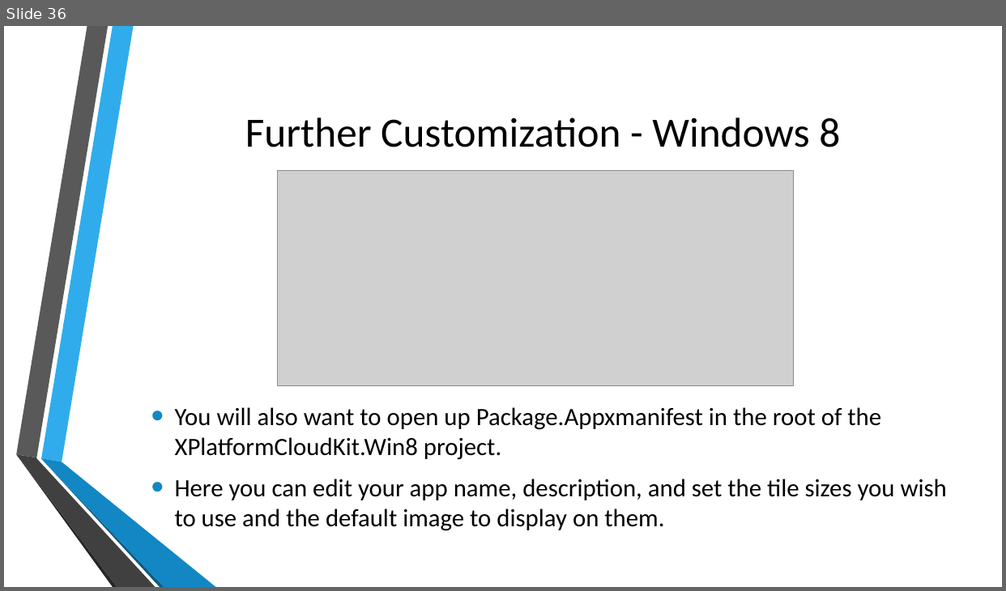
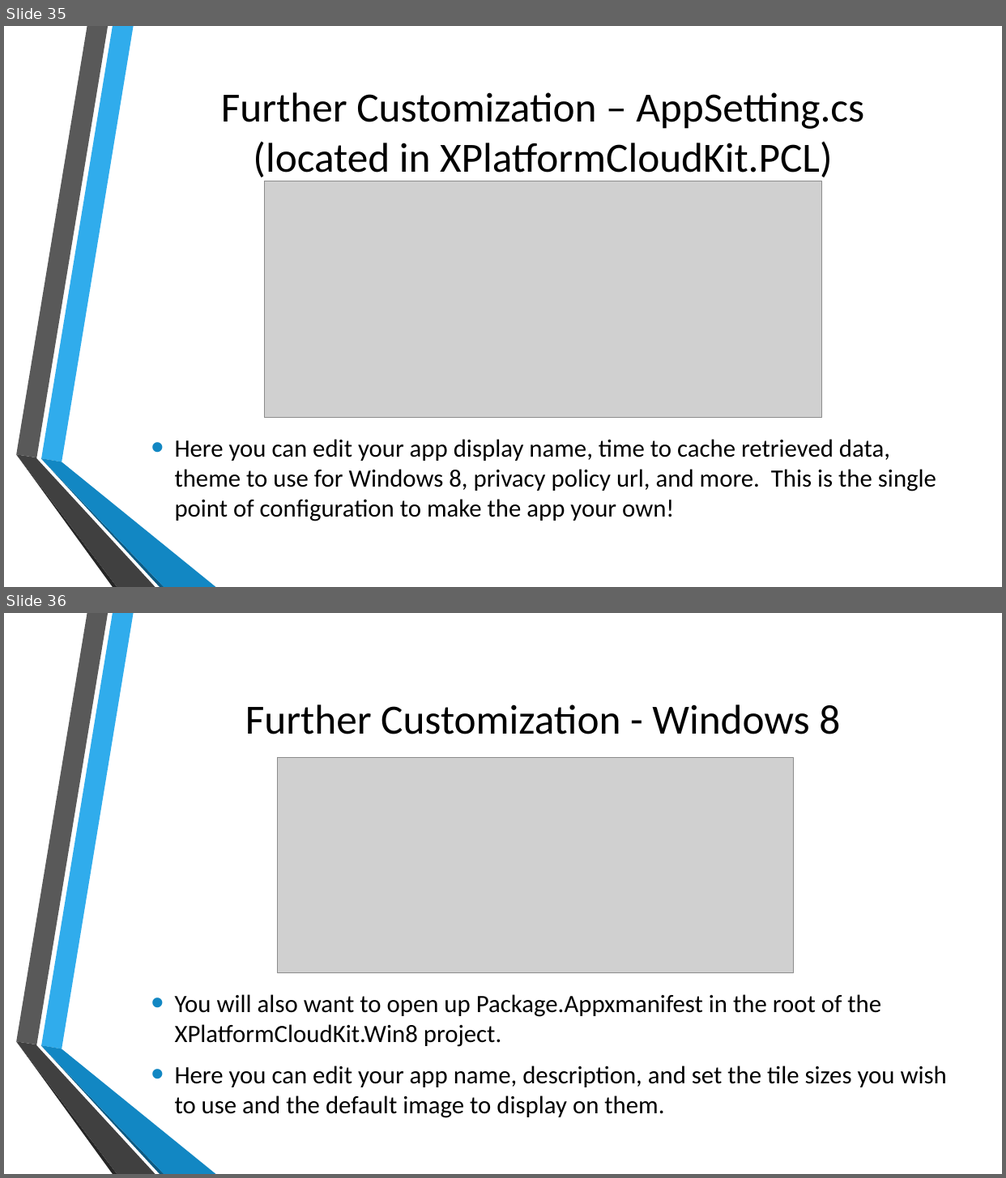
Before and after one commit to toolboc/XPlatformCloudKit, a slide deck: XPlatformCloudkit.pptx. Shown one above the other, each under a label of ours: slide 36 before the commit, slides 35 and 36 after it. The pictures are 1006x591 and 1006x1178 pixels, drawn with LibreOffice and Linux fonts; fonts in the diff are those of the drawing; grey boxes stand for pictures; background and template pictures are left out. Boxes give left, top, right and bottom in pixels: in the first picture for what was removed or moved away, otherwise in the second. Text is boxed around its words. In the diff, an @@ line names an element or a change of style, - is before the commit and + after.

```diff
--- a/XPlatformCloudkit.pptx
+++ b/XPlatformCloudkit.pptx
@@ slide 35 added at bbox=[4, 26, 1002, 587], background picture (left out); not listed: 6 template elements that a slide beside it also shows @@
@@ title added at bbox=[221, 92, 864, 182], 40 pt, text #000000 @@
+Further Customization – AppSetting.cs
+(located in XPlatformCloudKit.PCL)
@@ picture added at bbox=[265, 181, 822, 417] @@
@@ text added at bbox=[175, 439, 936, 522], 24 pt, text #000000 @@
+• Here you can edit your app display name, time to cache retrieved data, theme to use for Windows 8, privacy policy url, and more. This is the single point of configuration to make the app your own!
```
Also in this commit, not shown: 3 slides changed, 2 other slides added, 1 slide removed.
